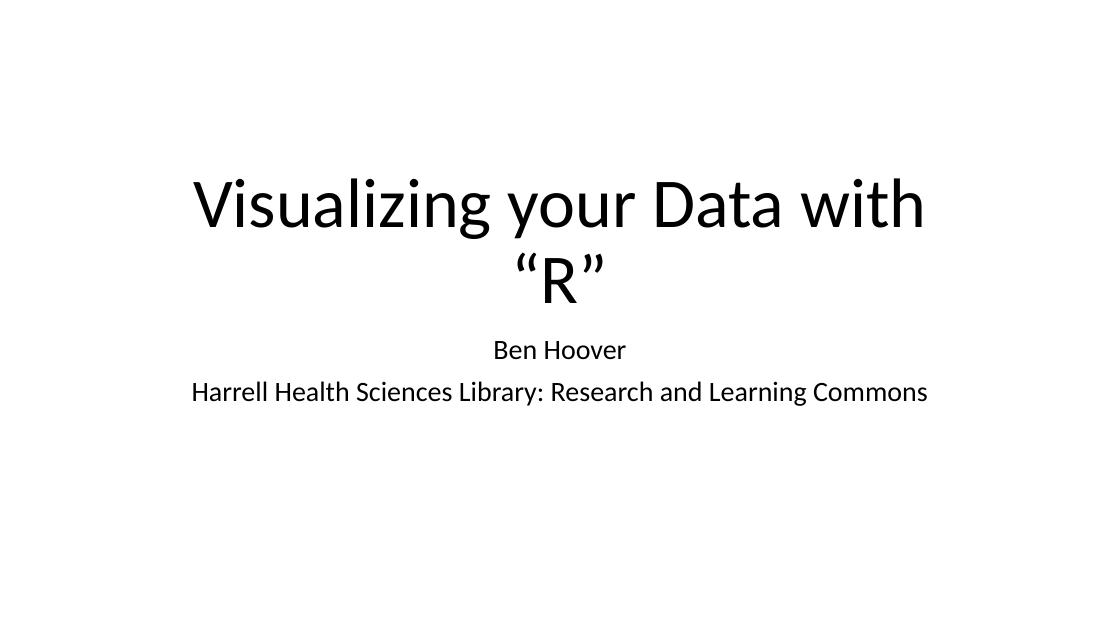
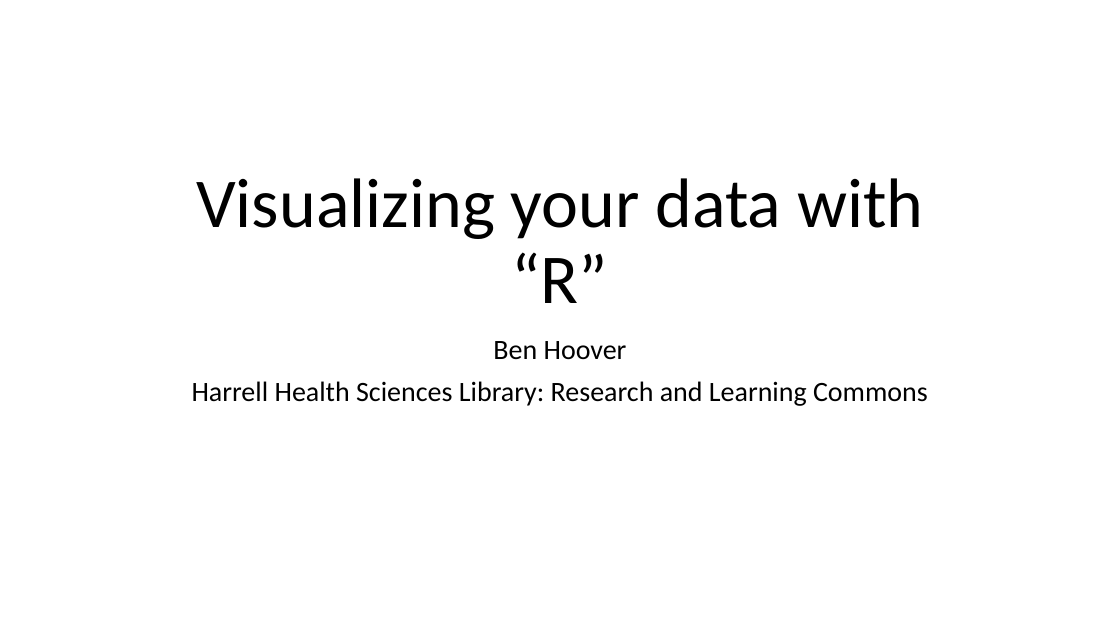
Before and after one commit to bdh5029/Rprojects, a slide deck: slide 1 of VisualizingR.pptx. Drawn at 1120x630 pixels with LibreOffice and Linux fonts; fonts in the diff are those of the drawing. Boxes give left, top, right and bottom in pixels: in the first picture for what was removed or moved away, otherwise in the second. Text is boxed around its words. In the diff, an @@ line names an element or a change of style, - is before the commit and + after.

```diff
--- a/VisualizingR.pptx
+++ b/VisualizingR.pptx
@@ title at <box>196,178,923,303</box>: text changed @@
-Visualizing your Data with “R”
+Visualizing your data with “R”
```
Also in this commit, not shown: 4 other slides changed, 3 slides added, 5 slides removed.
